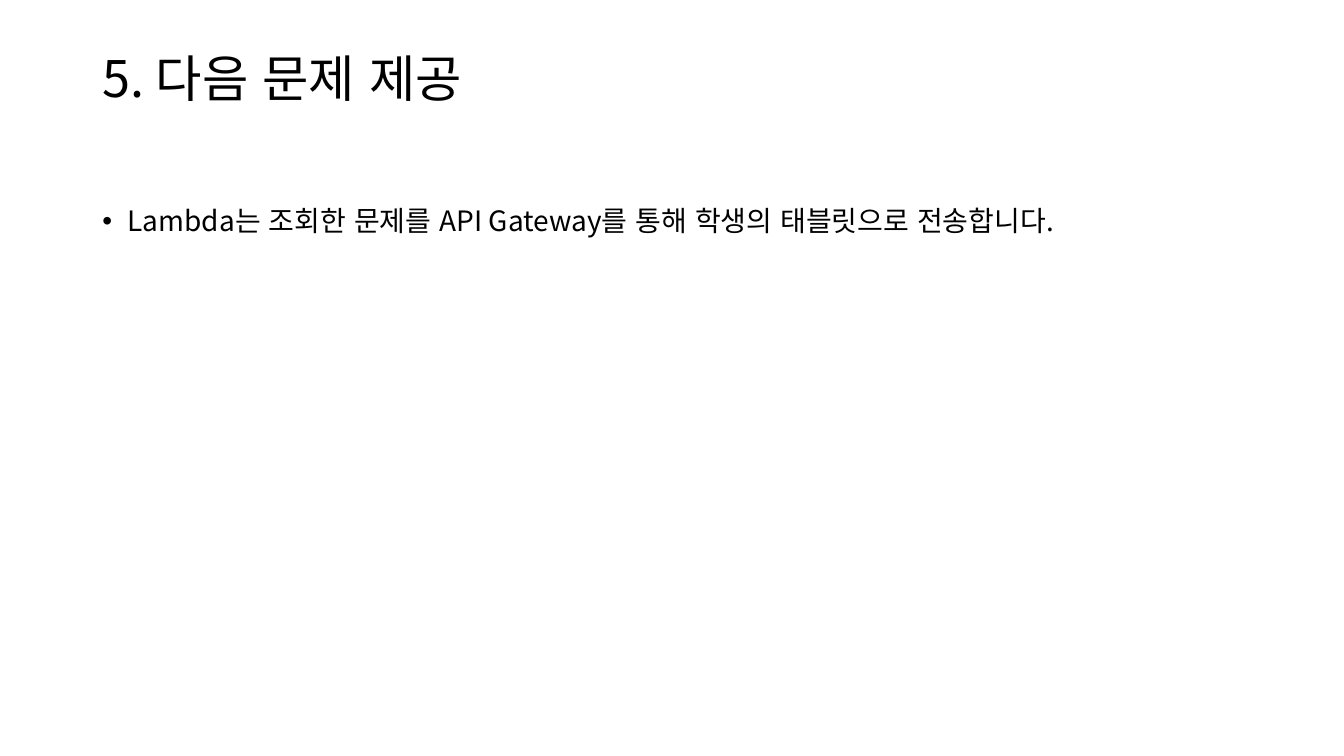
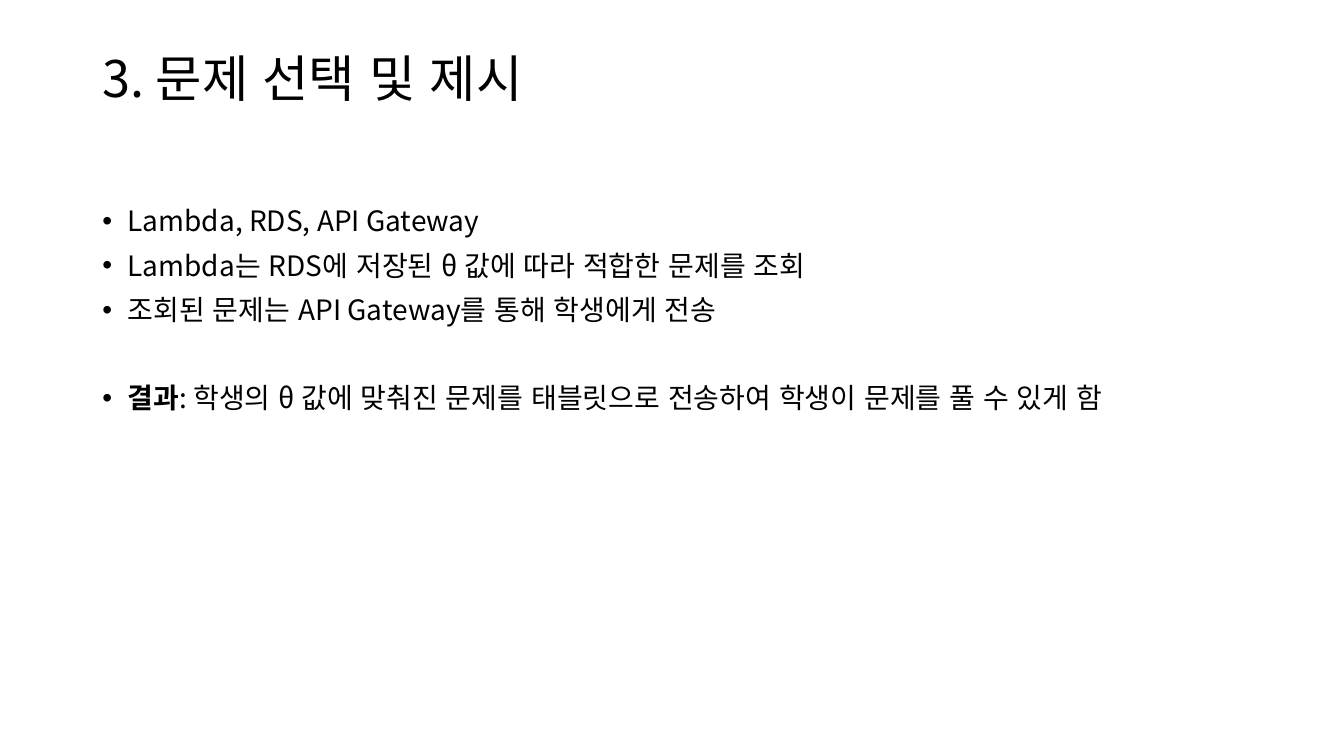
Before and after one commit to DonginJeon/Project, a slide deck: slide 6 of Personal/IRT_AWS/AWS IRT 아키텍처 프로젝트.pptx (slide 7 before the commit). Drawn at 1344x756 pixels with LibreOffice and Linux fonts; fonts in the diff are those of the drawing. Boxes give left, top, right and bottom in pixels: in the first picture for what was removed or moved away, otherwise in the second. Text is boxed around its words. In the diff, an @@ line names an element or a change of style, - is before the commit and + after.

```diff
--- a/Personal/IRT_AWS/AWS IRT 아키텍처 프로젝트.pptx
+++ b/Personal/IRT_AWS/AWS IRT 아키텍처 프로젝트.pptx
@@ title at [102, 55, 523, 101]: text changed @@
-5. 다음 문제 제공
+3. 문제 선택 및 제시
@@ text at [128, 208, 1102, 411]: text changed @@
-• Lambda는 조회한 문제를 API Gateway를 통해 학생의 태블릿으로 전송합니다.
+• Lambda, RDS, API Gateway
+• Lambda는 RDS에 저장된 θ 값에 따라 적합한 문제를 조회
+• 조회된 문제는 API Gateway를 통해 학생에게 전송
+• 결과: 학생의 θ 값에 맞춰진 문제를 태블릿으로 전송하여 학생이 문제를 풀 수 있게 함
```
Also in this commit, not shown: 4 other slides changed, 8 slides added, 3 slides removed, 56 other files.
